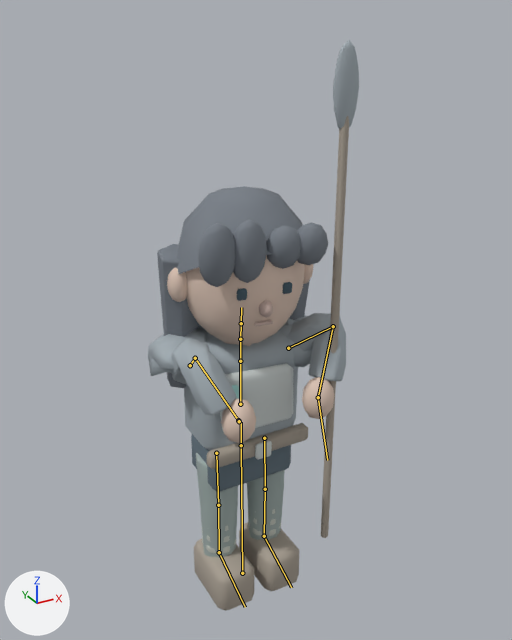
Before and after pictures for a commit that changed the glTF model Art/LowPolyKit/rigged/NPC_LOOK_004.glb.
Before and after are seen from a camera (50 mm lens) standing at (-1.17, -2.26, 2.39) and looking at (0.05, -0.03, 1.28). The axes (+X, +Y, +Z) are drawn at lower left. The lights are the same throughout. The first picture is the older version. Both versions are drawn at frame 8 of the action 'NPC_Attack_DualPistol'; the numbers are the values there. The bones that bend it are drawn over the model as lines.

In view in the first picture: 'SK_NPC_Body_01_Female', 'SK_NPC_Feet_00_Boots', 'SK_NPC_Hair_01_Long', 'SK_NPC_Legs_02_Wrapped', 'SK_NPC_Prop_01_Spear', 'SK_NPC_Top_01_Armor' and 1 more.
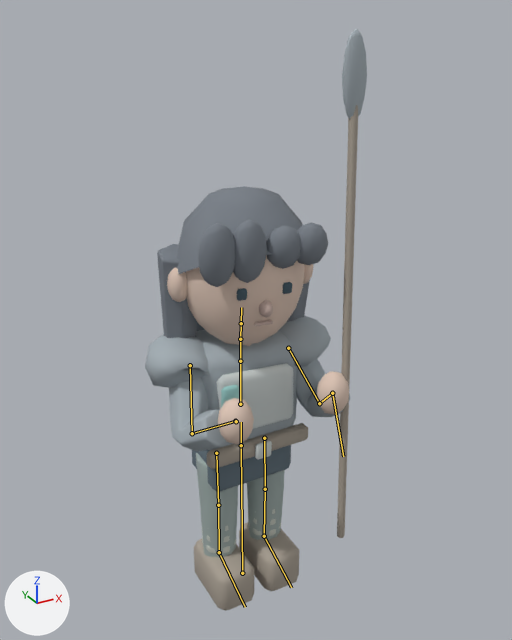
The change in detail:
Bone 'upper_arm.L' (bone_upper_arm_l) turns from (-58, 48, 77) to (-43, 0, 14) degrees about its own x, y and z.
Bone 'forearm.L' (bone_forearm_l) turns from (-28, 52, -122) to (-80, 17, 21) degrees about its own x, y and z.
Bone 'hand.L' (bone_hand_l) turns from (30, -7, 40) to (125, 13, 24) degrees about its own x, y and z.
Bone 'upper_arm.R' (bone_upper_arm_r) turns from (-30, -42, -98) to (-27, -10, -8) degrees about its own x, y and z.
Bone 'forearm.R' (bone_forearm_r) turns from (-33, -48, 140) to (-94, -22, -22) degrees about its own x, y and z.
Bone 'hand.R' (bone_hand_r) turns from (20, 7, -43) to (131, -12, -25) degrees about its own x, y and z.

Location of each change, [x1, y1, x2, y2] in pixels of the pictures (512 x 640 px):
'SK_NPC_Top_01_Armor', posed
    before: [148, 313, 346, 469]
    after: [145, 316, 350, 469]
'SK_NPC_Body_01_Female', posed (9% wider)
    before: [167, 255, 334, 444]
    after: [167, 255, 349, 444]
'SK_NPC_Prop_01_Spear', posed (21% narrower)
    before: [321, 40, 359, 538]
    after: [337, 29, 367, 538]
bone 'upper_arm.L', root to tip
    before: (190, 365) to (195, 358)
    after: (190, 365) to (192, 433)
bone 'forearm.L', root to tip
    before: (195, 358) to (238, 420)
    after: (192, 433) to (235, 421)
bone 'hand.L', root to tip
    before: (238, 420) to (238, 422)
    after: (235, 421) to (235, 422)
bone 'upper_arm.R', root to tip
    before: (288, 348) to (333, 326)
    after: (288, 348) to (319, 403)
bone 'forearm.R', root to tip
    before: (333, 326) to (318, 397)
    after: (319, 403) to (332, 393)
bone 'hand.R', root to tip
    before: (318, 397) to (327, 460)
    after: (332, 393) to (343, 456)
